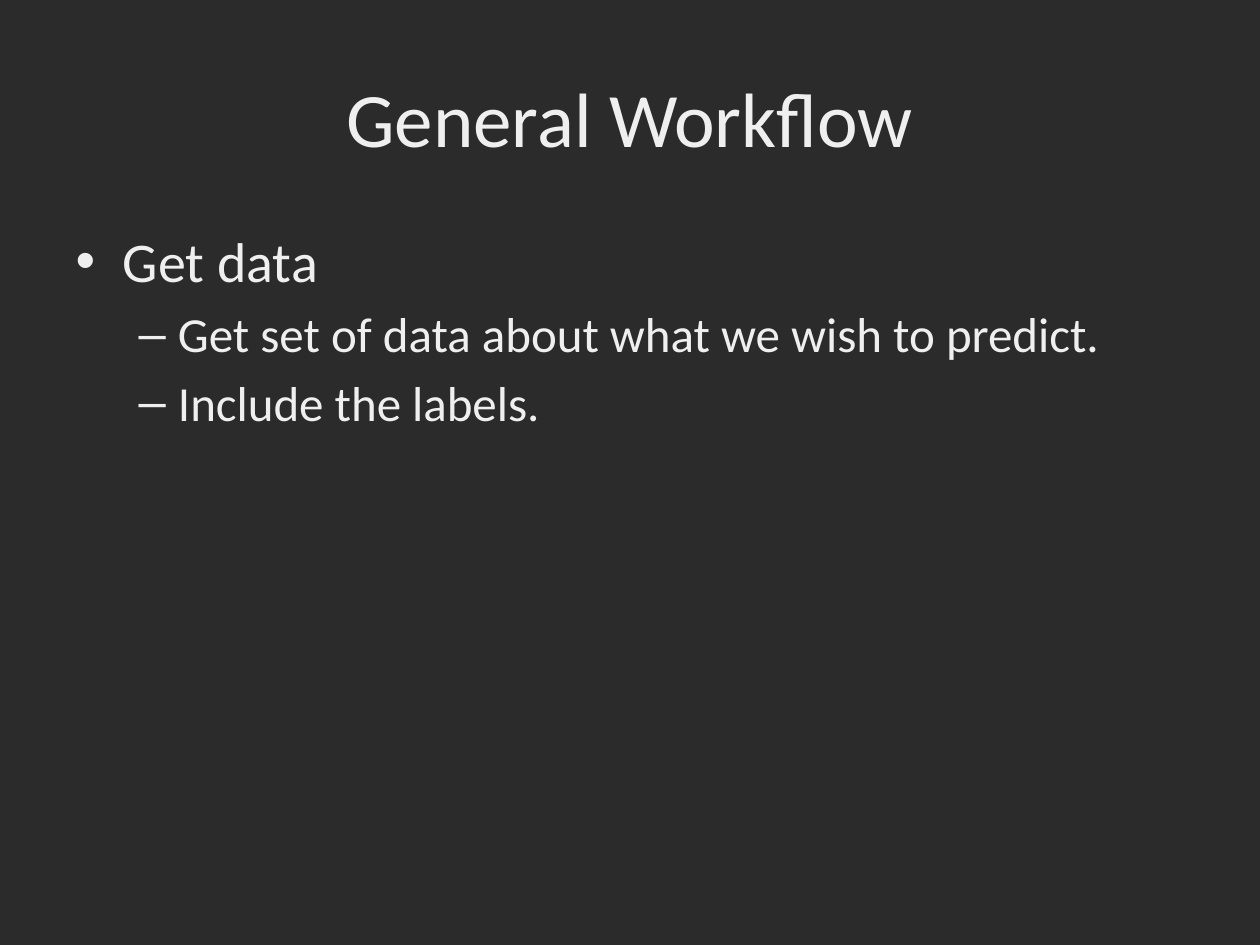
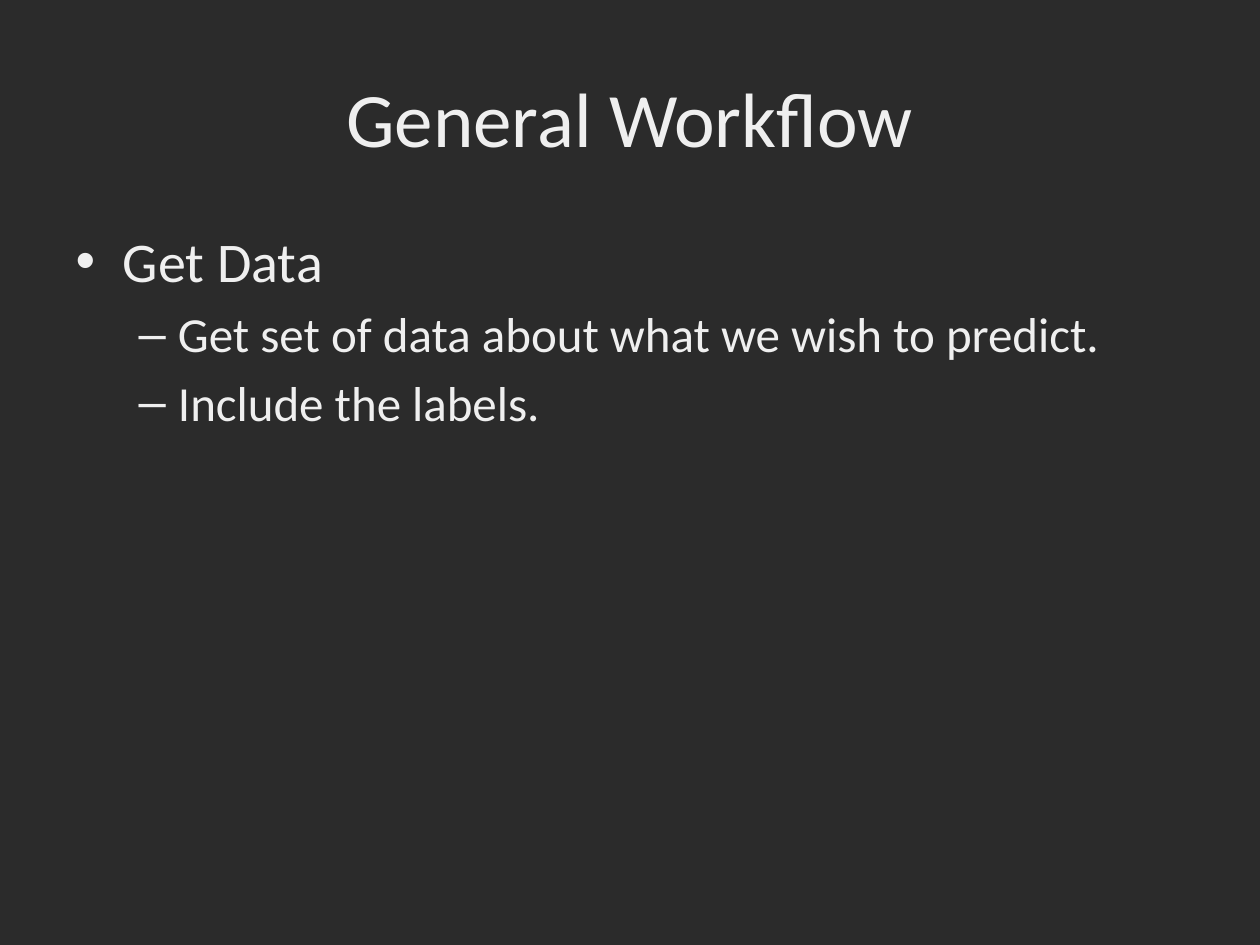
Before and after one commit to dbowmans46/PracticalProgramming, a slide deck: slide 22 of Session 7 - Python/Instructional Material/Session 7 - Python Brief Intro to Machine Learning with Scikit Learn.pptx (slide 16 before the commit). Drawn at 1260x945 pixels with LibreOffice and Linux fonts; fonts in the diff are those of the drawing; background and template pictures are left out; a plain dark background stands for a picture behind light text. Boxes give left, top, right and bottom in pixels: in the first picture for what was removed or moved away, otherwise in the second. Text is boxed around its words. In the diff, an @@ line names an element or a change of style, - is before the commit and + after.

Commit message:
Fixed typos, updated style, added underfitting and overfitting concepts.

```diff
--- a/Session 7 - Python/Instructional Material/Session 7 - Python Brief Intro to Machine Learning with Scikit Learn.pptx
+++ b/Session 7 - Python/Instructional Material/Session 7 - Python Brief Intro to Machine Learning with Scikit Learn.pptx
@@ text at [123, 245, 323, 283]: text changed @@
-• Get data
+• Get Data
```
Also in this commit, not shown: 16 other slides changed, 6 slides added.
